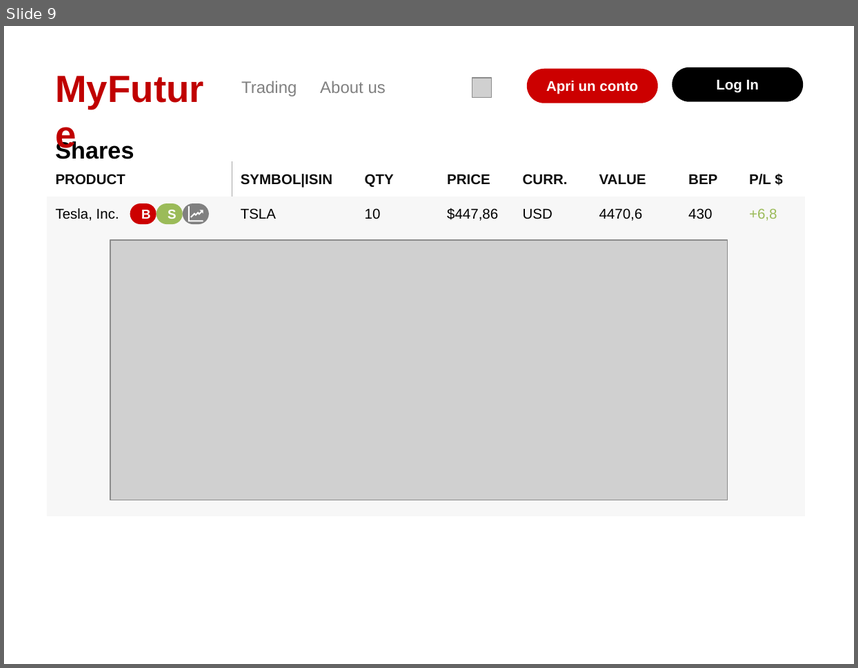
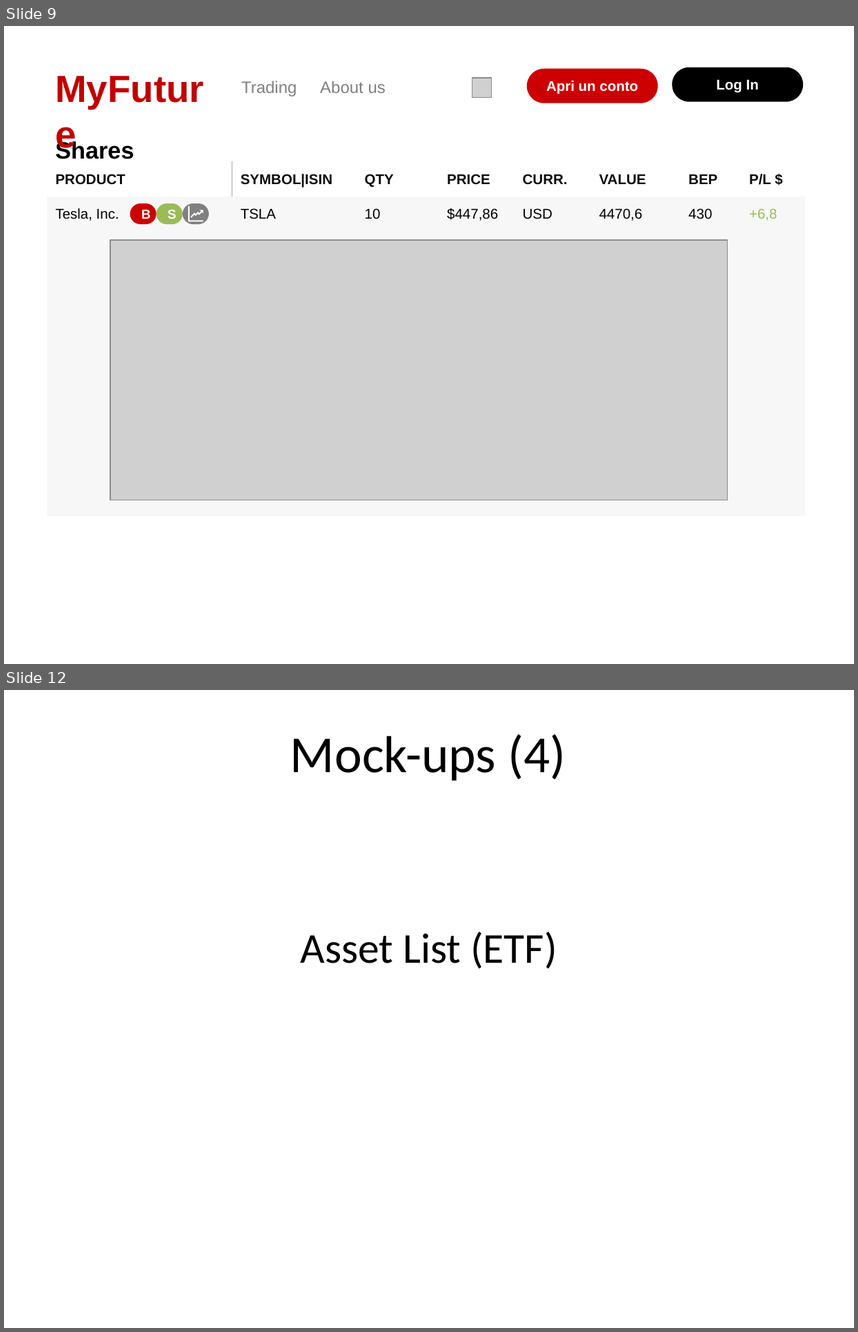
Before and after one commit to Arzazrel/Project_LSMSDB_25, a slide deck: documentation/Project_Design Presentation_MyFuture_Diana.pptx. Shown one above the other, each under a label of ours: slide 9 before the commit, slides 9 and 12 after it; the slides between them are not shown. The pictures are 858x668 and 858x1332 pixels, drawn with LibreOffice and Linux fonts; fonts in the diff are those of the drawing; grey boxes stand for pictures; background and template pictures are left out. Boxes give left, top, right and bottom in pixels: in the first picture for what was removed or moved away, otherwise in the second. Text is boxed around its words. In the diff, an @@ line names an element or a change of style, - is before the commit and + after.

```diff
--- a/documentation/Project_Design Presentation_MyFuture_Diana.pptx
+++ b/documentation/Project_Design Presentation_MyFuture_Diana.pptx
@@ slide 12 added at (x1=4, y1=690, x2=854, y2=1328), background #FFFFFF @@
@@ title added at (x1=290, y1=734, x2=566, y2=780), 44 pt, text #000000 @@
+Mock-ups (4)
@@ text added at (x1=301, y1=931, x2=557, y2=969), 36 pt, text #000000 @@
+Asset List (ETF)
```
Also in this commit, not shown: 3 other slides added, 1 other file.
